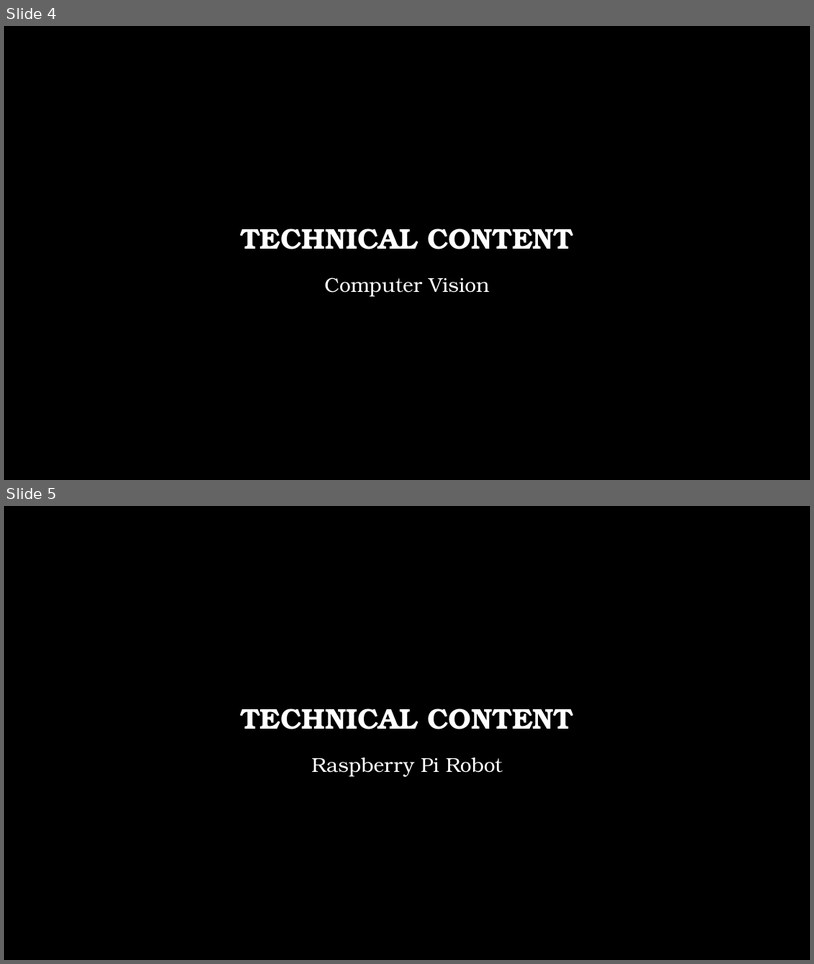
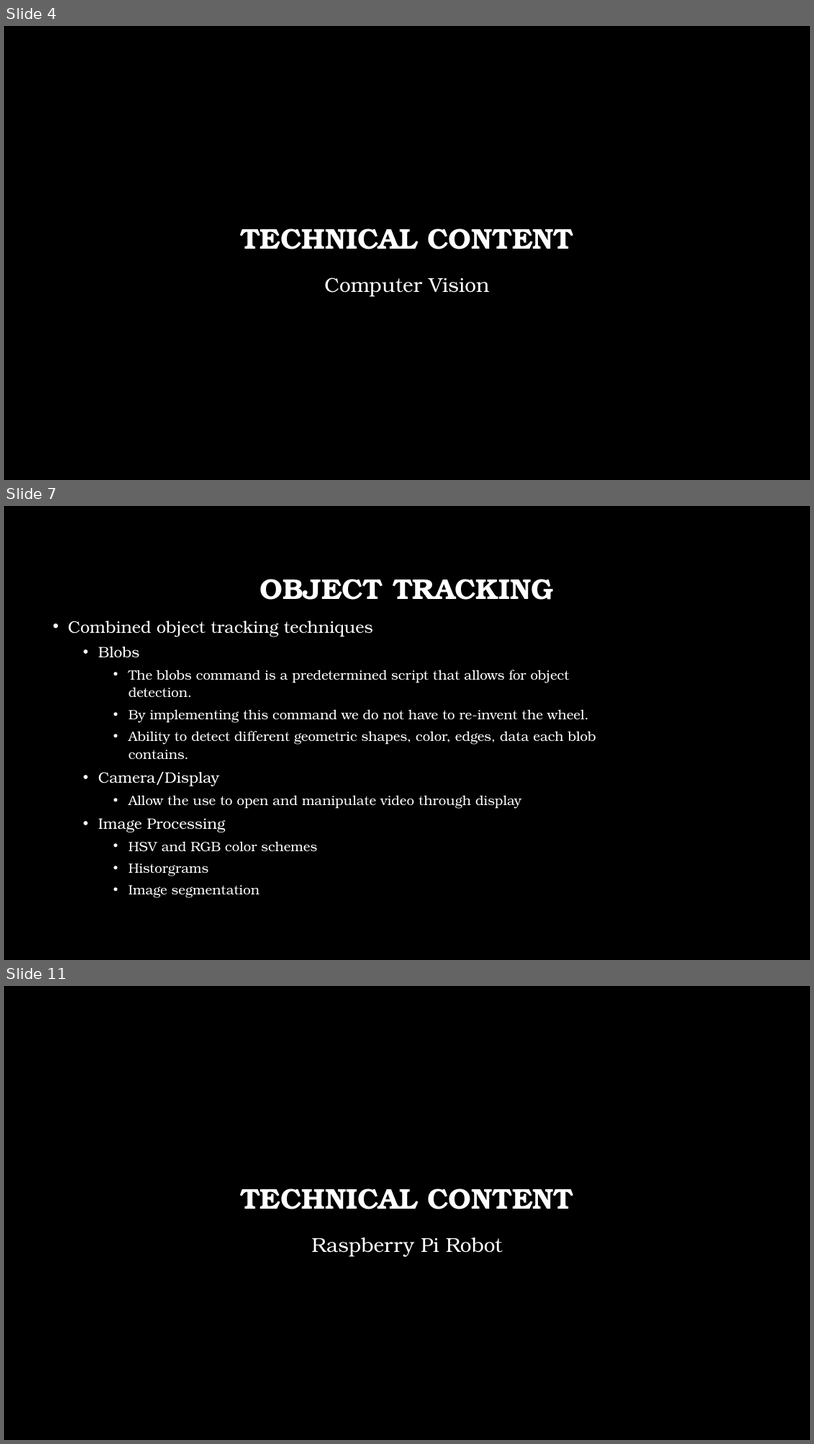
Before and after one commit to james-massey/AdvancedReality, a slide deck: 403 Final presentation.pptx. Shown one above the other, each under a label of ours: slides 4 and 5 before the commit, slides 4, 7 and 11 after it; the slides between them are not shown. The pictures are 814x964 and 814x1444 pixels, drawn with LibreOffice and Linux fonts; fonts in the diff are those of the drawing; background and template pictures are left out. Boxes give left, top, right and bottom in pixels: in the first picture for what was removed or moved away, otherwise in the second. Text is boxed around its words. In the diff, an @@ line names an element or a change of style, - is before the commit and + after.

```diff
--- a/403 Final presentation.pptx
+++ b/403 Final presentation.pptx
@@ slide 7 added at box(4, 506, 810, 960), background picture (left out) @@
@@ title added at box(260, 579, 553, 600), 34 pt, text #FFFFFF, bold @@
+OBJECT TRACKING
@@ text added at box(68, 620, 597, 898), 16 pt, text #FFFFFF @@
+• Combined object tracking techniques
+  • Blobs
+    • The blobs command is a predetermined script that allows for object detection.
+    • By implementing this command we do not have to re-invent the wheel.
+    • Ability to detect different geometric shapes, color, edges, data each blob contains.
+  • Camera/Display
+    • Allow the use to open and manipulate video through display
+  • Image Processing
+    • HSV and RGB color schemes
+    • Historgrams
+    • Image segmentation
@@ what was slide 5 is now slide 11 @@
```
Also in this commit, not shown: 5 other slides added.
